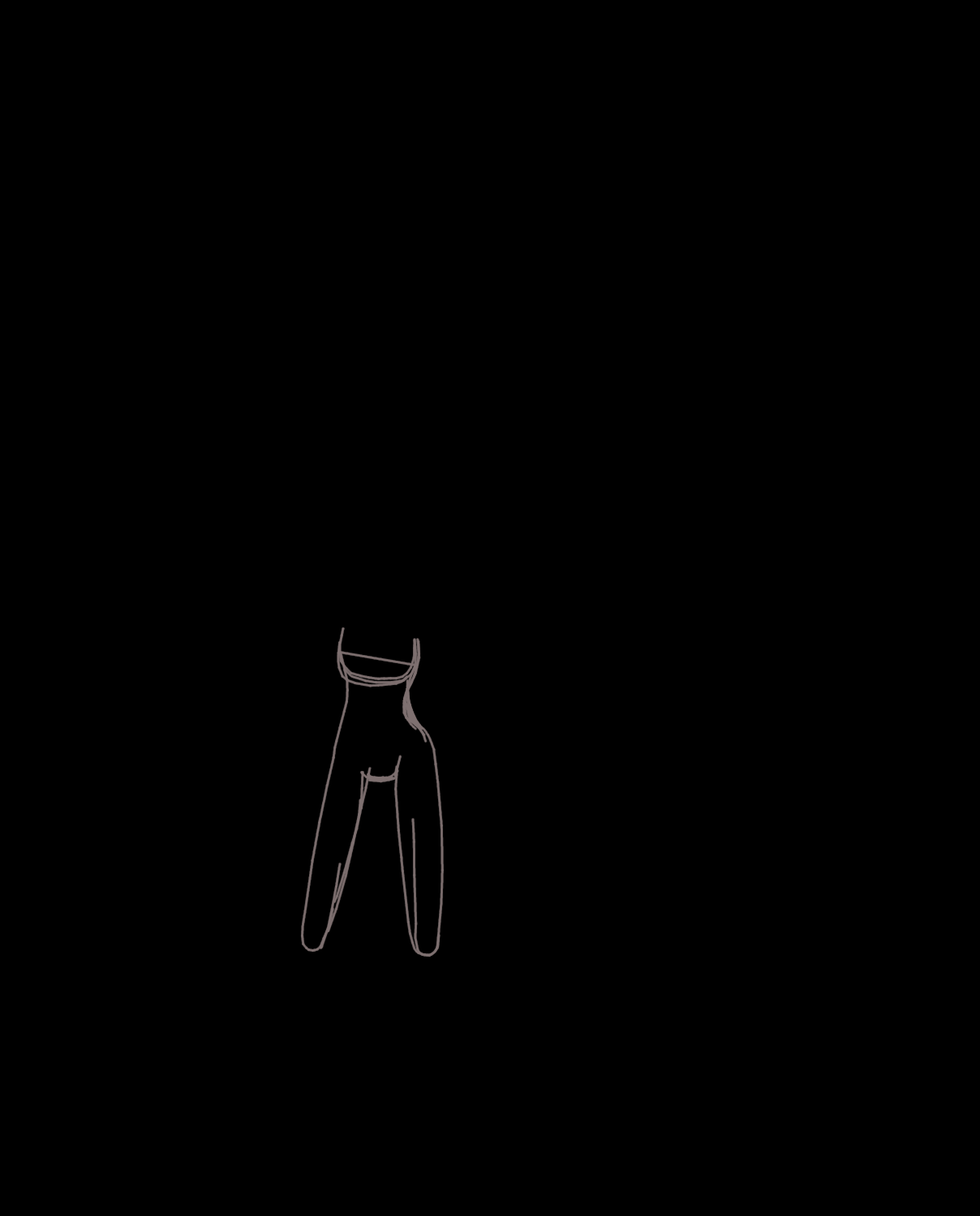
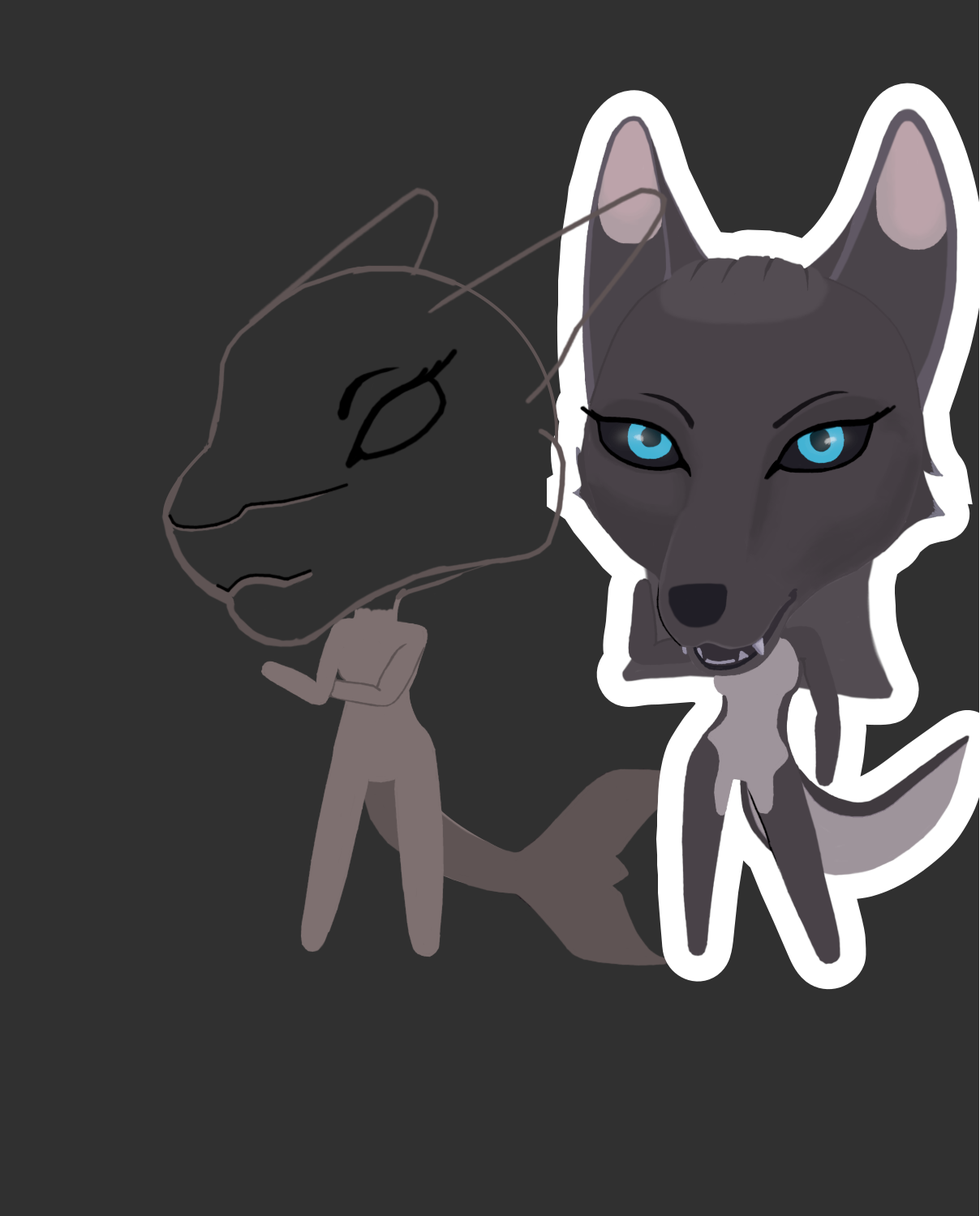
Layered file, before and after one edit (980x1216). Changes by layer:
added layer "LINES" above "Pasted Layer" over [167, 347, 459, 594]
added layer "EARS" above "BASE" over [247, 186, 669, 424]
painted on "BASE" over [160, 265, 567, 955]
added layer "eleniel.png" above "TAIL" over [546, 82, 980, 991]
added layer "TAIL" above "BACKGROUND" over [362, 767, 704, 969]
painted on "BACKGROUND" over [0, 0, 980, 1216]
